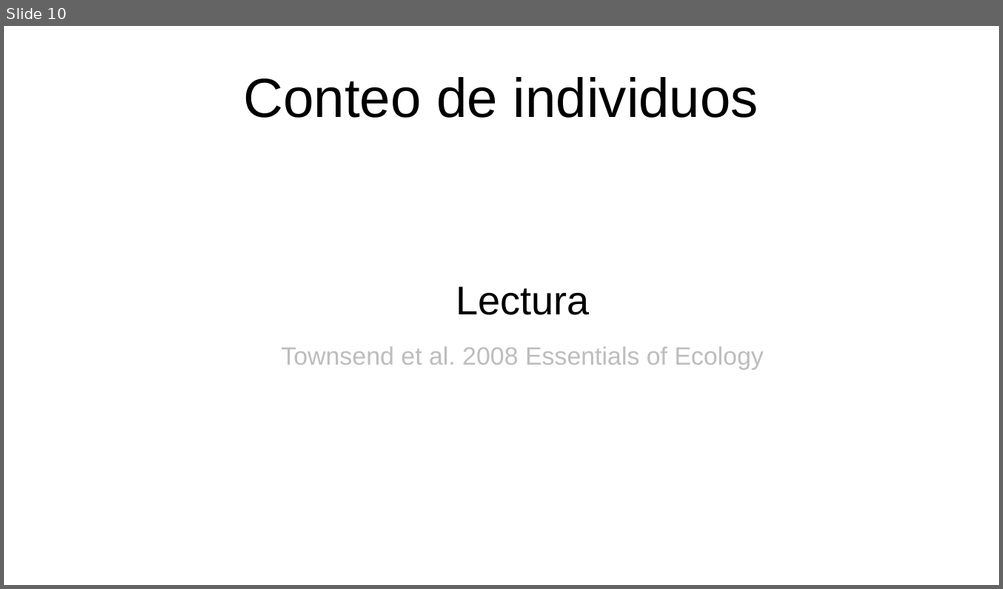
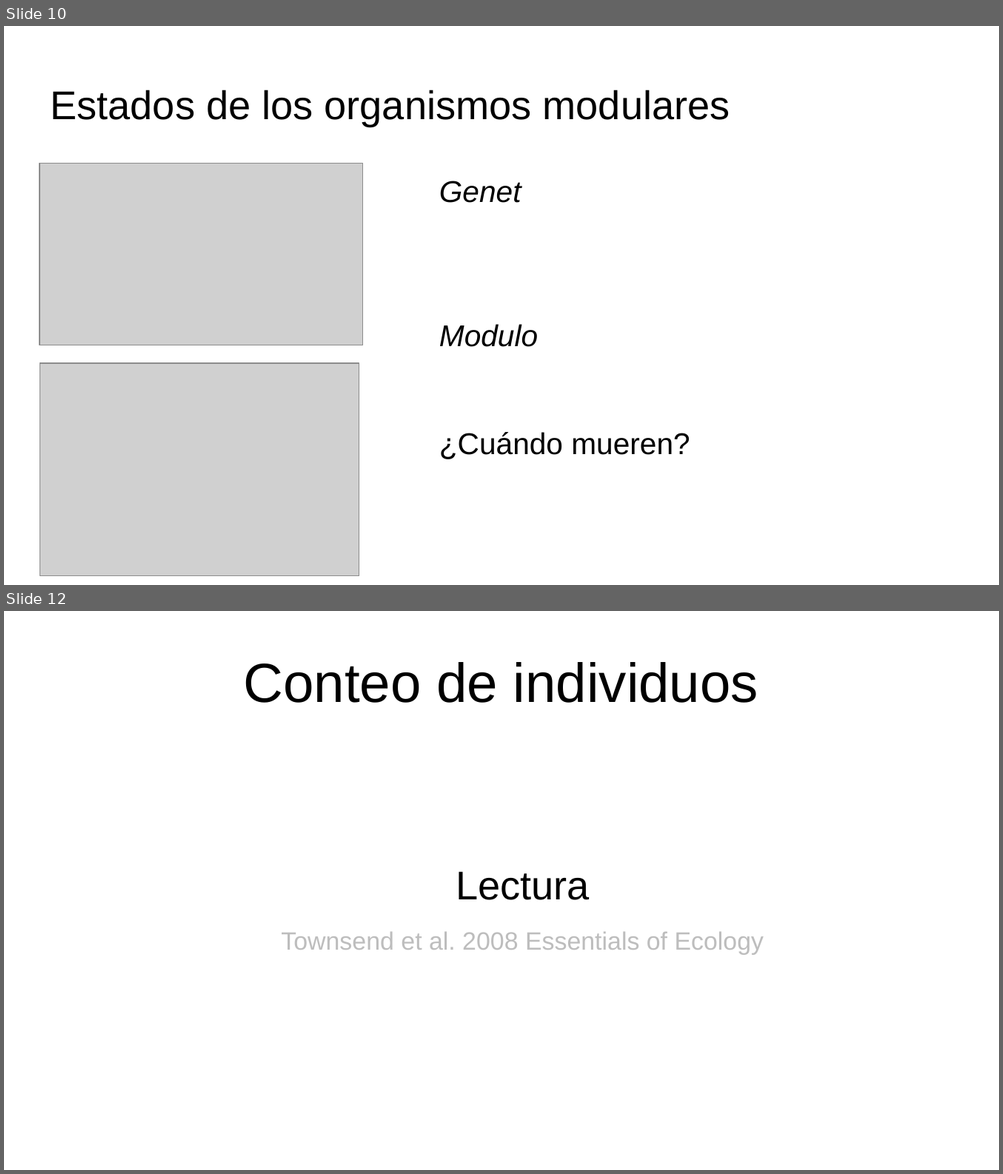
Before and after one commit to gerardommc/Ecologia-poblaciones, a slide deck: Unidad-1/Individuos.odp. Shown one above the other, each under a label of ours: slide 10 before the commit, slides 10 and 12 after it; the slides between them are not shown. The pictures are 1003x589 and 1003x1174 pixels, drawn with LibreOffice and Linux fonts; fonts in the diff are those of the drawing; grey boxes stand for pictures. Boxes give left, top, right and bottom in pixels: in the first picture for what was removed or moved away, otherwise in the second. Text is boxed around its words. In the diff, an @@ line names an element or a change of style, - is before the commit and + after.

```diff
--- a/Unidad-1/Individuos.odp
+++ b/Unidad-1/Individuos.odp
@@ slide 10 added at [4, 26, 999, 585], background #FFFFFF @@
@@ title added at [50, 90, 730, 127], 32 pt, text #000000 @@
+Estados de los organismos modulares
@@ picture added at [40, 163, 362, 346] @@
@@ text added at [439, 181, 689, 460], 24 pt, text #000000 @@
+Genet
+Modulo
+¿Cuándo mueren?
@@ picture added at [40, 363, 360, 577] @@
@@ what was slide 10 is now slide 12 @@
```
Also in this commit, not shown: 1 slide changed, 2 other slides added, 1 other file.
